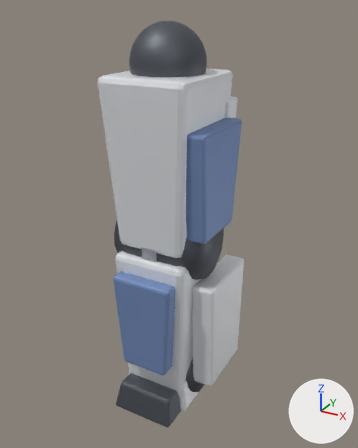
The glTF model game/assets/mech/leg_heavy_r.glb: old version first, new version second.
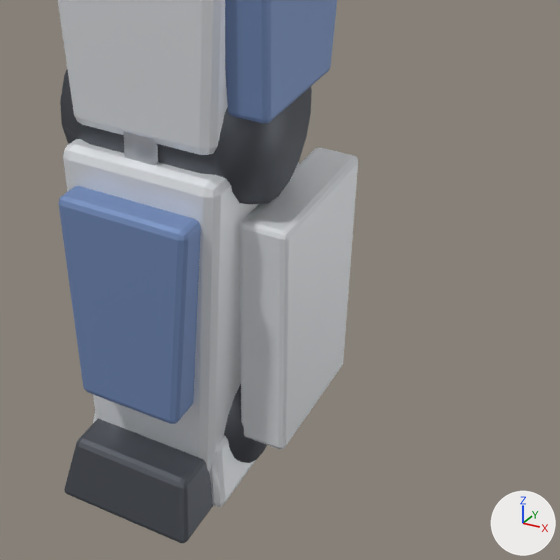
Old and new are each drawn whole from a camera (50 mm lens) standing at (5.12, -8.87, 1.02) and looking at (0.17, 0.13, -3.48) and again close up on the part from 25% to 93% of the width and 42% to 97% of the height. Lighting does not change. The marker at lower right points along +X, +Y and +Z. The older version's two pictures come first. Where no turn or scale is listed for an object, it has been applied to the vertices.

Names of what the first close-up shows: 'ankle', 'calf', 'foot', 'heel', 'knee', 'knee_ring', 'shin', 'shin_armor2', 'thigh', 'thigh_side'.
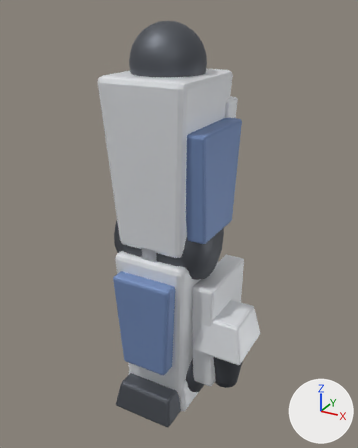
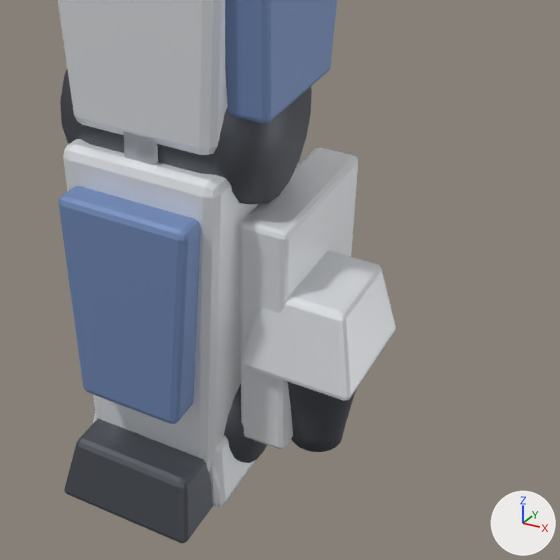
The change, as a diff of the scene's bpy script:
```diff
--- a/game/assets/mech/leg_heavy_r.glb.py
+++ b/game/assets/mech/leg_heavy_r.glb.py
@@ me_hover_pod @@
+me_hover_pod.from_pydata(...)  # 102 vertices, 200 faces; spans x -0.51..0.51, y -0.51..0.51, z 0.0..1.19
+me_hover_pod.materials.append(mat_m_frame)  # dark grey #61656c
@@ me_hover_fairing @@
+me_hover_fairing.from_pydata(...)  # 56 vertices, 108 faces; spans x -0.583..0.583, y -0.668..0.668, z 0.0..0.85
+me_hover_fairing.materials.append(mat_m_main)  # white #edf0f3
@@ ob_hover_pod @@
+ob_hover_pod = bpy.data.objects.new('hover_pod', me_hover_pod)
+ob_hover_pod.location = (1.53, 0.0, -7.25)
@@ ob_hover_fairing @@
+ob_hover_fairing = bpy.data.objects.new('hover_fairing', me_hover_fairing)
+ob_hover_fairing.location = (1.53, 0.0, -6.15)
```

Pixel boxes [x1, y1, x2, y2] of what changed, in the close-ups (560 x 560 px):
'hover_fairing', added
    after: [241, 251, 396, 401]
'hover_pod', added
    after: [287, 381, 356, 452]
